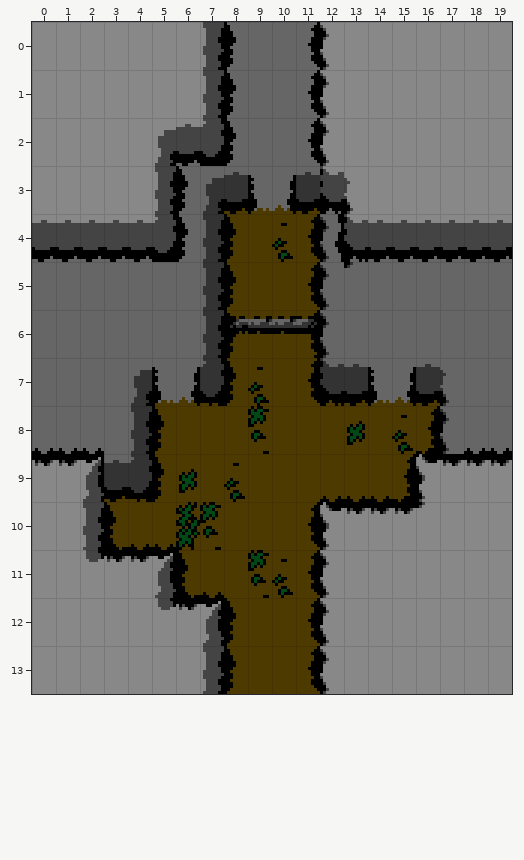
Level history. Tiled map: tiled/hills_room_6.tmx. The first picture shows the starting point.
Cells are 8x16 px. Shown: x 0..19, y 0..13. Tiles whose own drawing changed are shown in their newer look in all pictures.
After the commit:
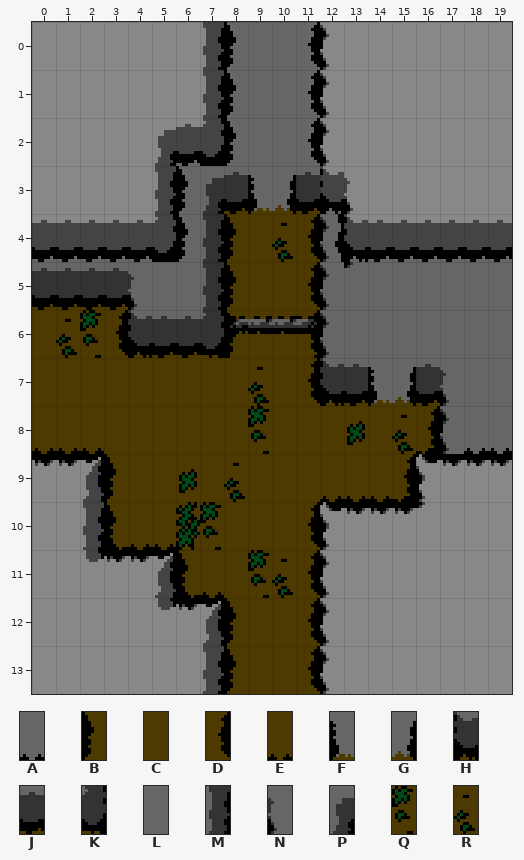
Key: from "hills_high": A 1; from "hills_ledges": B 0, C 1, D 2, E 4, F 6, G 7, H 18, J 19, K 20, L 25, M 26, N 27, P 28; from "hills_veg": Q 2, R 3.
_ is an empty cell, . an unchanged one.
From the commit log: utilize bank 9 for more hills map storage, added more hills maps
What changed:
--- layer "Tile Layer 1"
@@ x 0..8 @@
- 5 LLLLL....
- 6 LLLLLLLM.
- 7 LLLLPFGKB
- 8 AAALMB...
- 9 ...JKB...
+ 5 JJJJN....
+ 6 CRQDHJJK.
+ 7 CCCCCCCCC
+ 8 EEECCC...
+ 9 ...BCC...
Pixel boxes of the changes (left, top, right, bottom) in both pictures:
changed: (32, 268, 236, 502)
